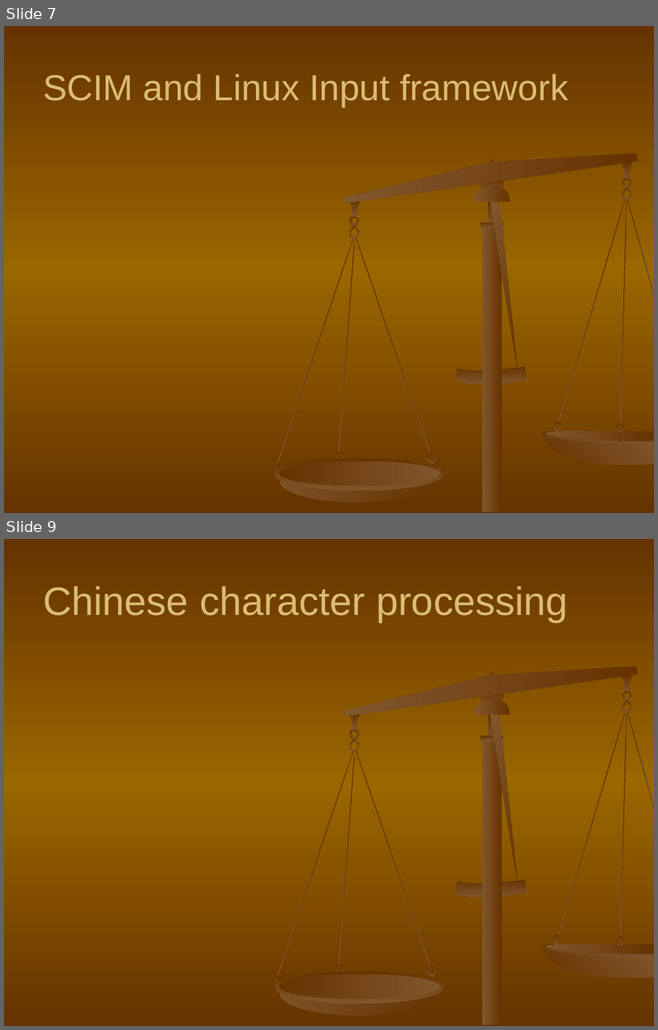
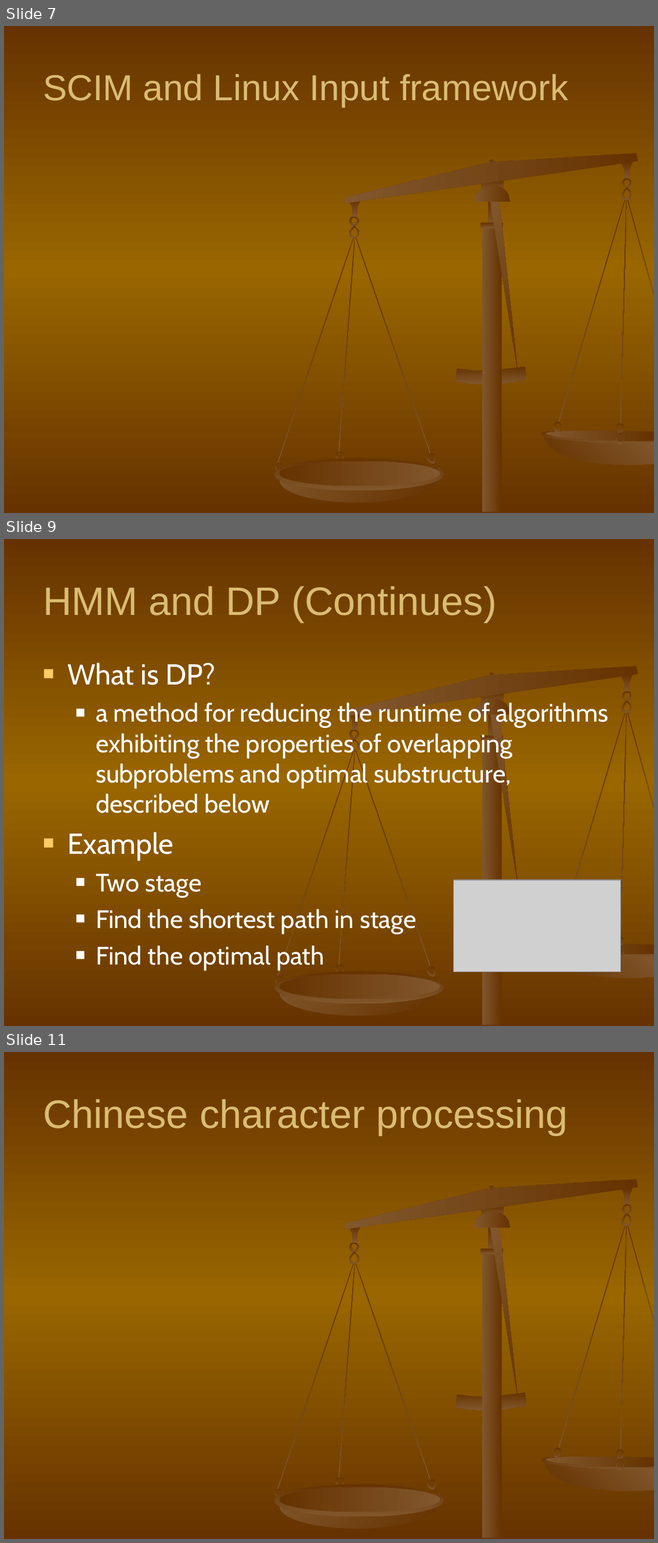
Before and after one commit to shaileshBhokare/honours, a slide deck: ITN100/Assignment/Presentation/presentation.ppt. Shown one above the other, each under a label of ours: slides 7 and 9 before the commit, slides 7, 9 and 11 after it; the slides between them are not shown. The pictures are 658x1030 and 658x1543 pixels, drawn with LibreOffice and Linux fonts; fonts in the diff are those of the drawing; grey boxes stand for pictures. Boxes give left, top, right and bottom in pixels: in the first picture for what was removed or moved away, otherwise in the second. Text is boxed around its words. In the diff, an @@ line names an element or a change of style, - is before the commit and + after.

```diff
--- a/ITN100/Assignment/Presentation/presentation.ppt
+++ b/ITN100/Assignment/Presentation/presentation.ppt
@@ slide 9 added at [4, 539, 654, 1026], background gradient #663300 to #996600; not listed: 33 template elements that a slide beside it also shows @@
@@ title added at [43, 586, 496, 622], 44 pt, text #DBBD71 @@
+HMM and DP (Continues)
@@ text added at [67, 663, 608, 971], 28 pt, text #FFFFFF @@
+■ What is DP?
+  ■ a method for reducing the runtime of algorithms exhibiting the properties of overlapping subproblems and optimal substructure, described below
+■ Example
+  ■ Two stage
+  ■ Find the shortest path in stage
+  ■ Find the optimal path
@@ picture added at [453, 880, 621, 972] @@
@@ what was slide 9 is now slide 11 @@
```
Also in this commit, not shown: 1 slide changed, 1 other slide added, 1 other file.
